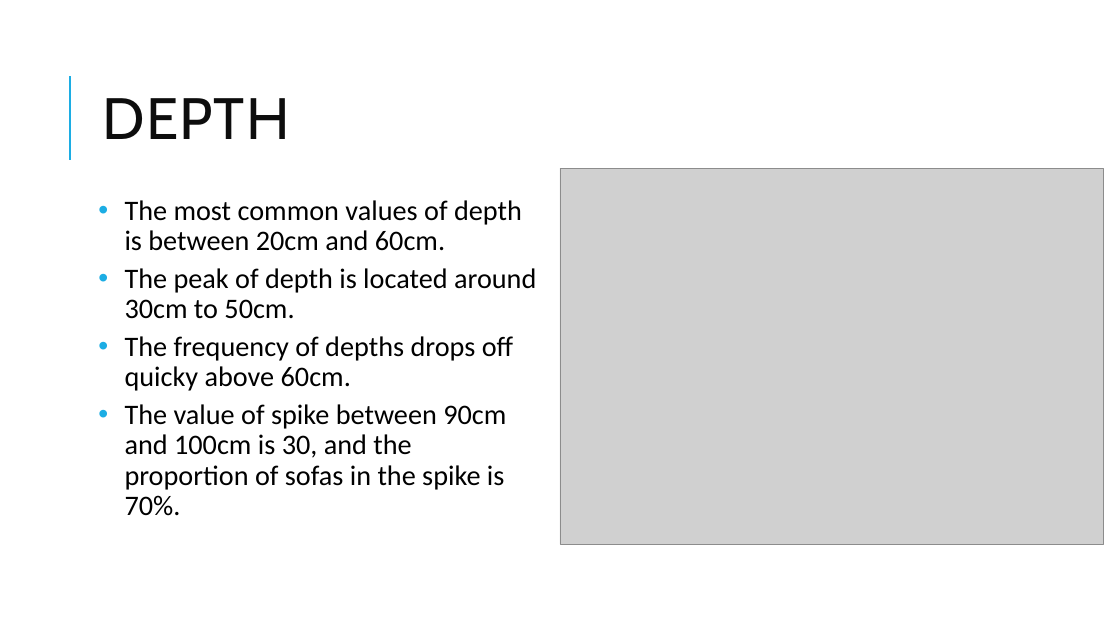
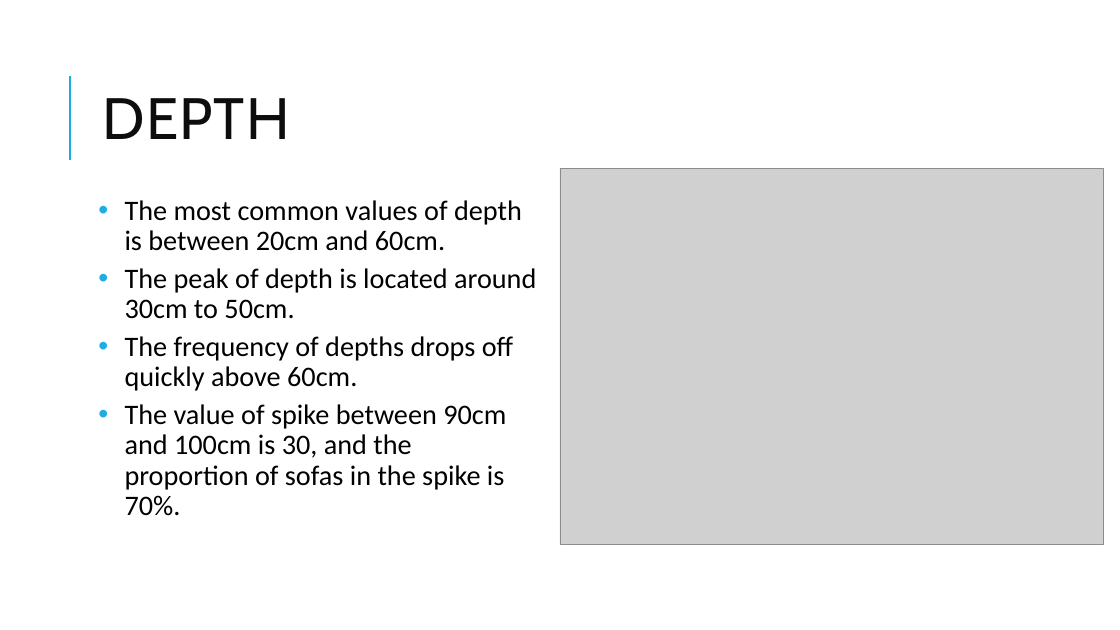
Before and after one commit to w-arnott/DAS-Group-23, a slide deck: slide 8 of Group_23_presentation.pptx. Drawn at 1120x630 pixels with LibreOffice and Linux fonts; fonts in the diff are those of the drawing; grey boxes stand for pictures. Boxes give left, top, right and bottom in pixels: in the first picture for what was removed or moved away, otherwise in the second. Text is boxed around its words. In the diff, an @@ line names an element or a change of style, - is before the commit and + after.

Commit message:
Have some changes after we have a meet in 17 March.
Change a few words of the text.

```diff
--- a/Group_23_presentation.pptx
+++ b/Group_23_presentation.pptx
@@ text at (x1=125, y1=336, x2=513, y2=391): text changed @@
-• The frequency of depths drops off quicky above 60cm.
+• The frequency of depths drops off quickly above 60cm.
```
Also in this commit, not shown: 5 other slides changed.
